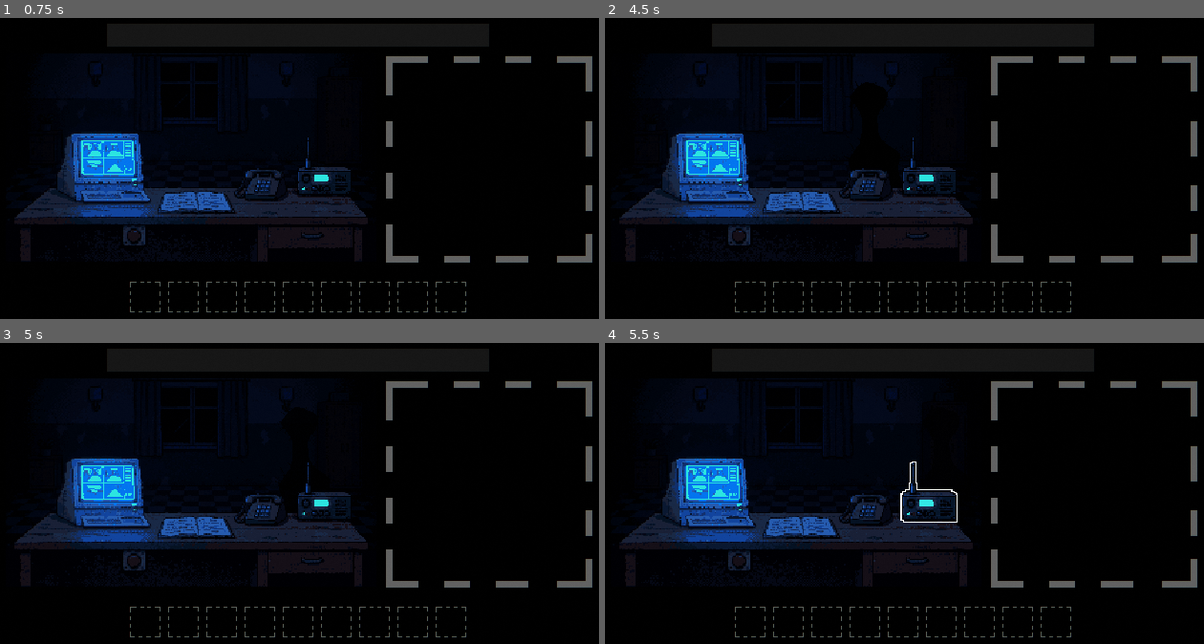
Above: before the commit, frames 1-4 (two rows, left to right).
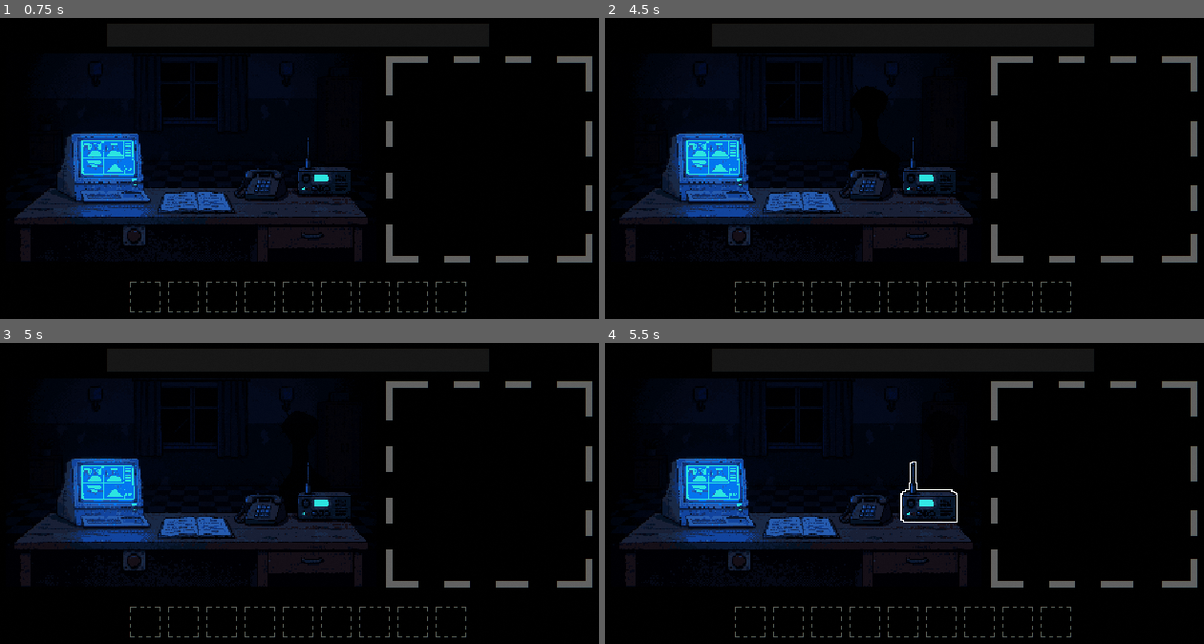
Above: after the commit, the same moments.

Repository: Blyaprint/StudakPlease
Game: Godot game, scene res://scenes/main.tscn
The game is run twice, just before and just after one commit, with the same random seed, the same clock (stepped at 60 frames per second) and the same inputs.
Inputs (mouse positions are in pixels of both pictures, inside the frame that each line leads up to):
- Up to frame 1 (0.75 s): tap Enter at 0.5 s; move the mouse to (431, 168) at 0.52 s; click (431, 168) at 0.67 s
- Up to frame 2 (4.5 s): tap Space at 0.77, 1.25, 3.77 s; drag from (778, 204) to (874, 255) at 1.27 s; move the mouse to (964, 111) at 2.02 s; click (964, 111) at 2.17 s; drag from (874, 255) to (718, 135) at 2.77 s; move the mouse to (1084, 237) at 3.52 s; click (1084, 237) at 3.67 s; drag from (718, 135) to (808, 99) at 4.27 s
- Up to frame 3 (5 s): no input
- Up to frame 4 (5.5 s): move the mouse to (934, 511) at 5.02 s; click (934, 511) at 5.17 s

Frame 1 is identical in both runs. In frame 2, less than 0.1% of the frame differs, in the area x 41-48%, y 21-26%; in frame 3, less than 0.1%; in frame 4, less than 0.1%.

Commit message:
Tune Krivoy run defaults and instant scare lunge

Diff:
--- a/scenes/krivoy.tscn
+++ b/scenes/krivoy.tscn
@@ -5,16 +5,10 @@
 
 [node name="Krivoy" type="Node2D" unique_id=198743858]
 script = ExtResource("1_krivoy")
-approach_speed_multiplier = 3.0
 passing_walk_amplitude = 4.0
 reveal_start_distance = 600.0
 reveal_duration = 0.1
-rock_shift = 0.0
-run_jump_height = 15.0
-run_cycle_speed_multiplier = 1.0
-run_forward_lean = 0.0
-run_side_lean = 15.0
 
 [node name="Sprite" type="Sprite2D" parent="." unique_id=157904190]
-position = Vector2(-2, 4)
+position = Vector2(-2, 12)
 texture = ExtResource("2_krivoy")
